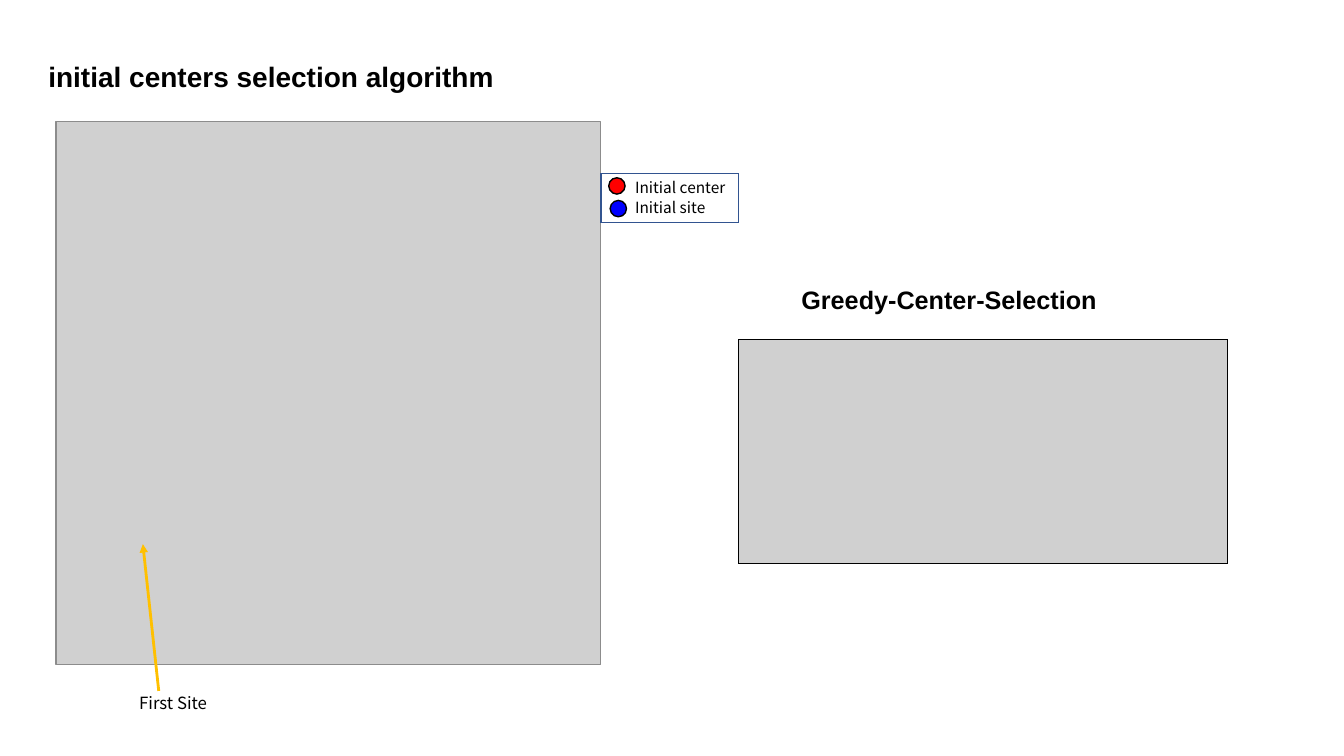
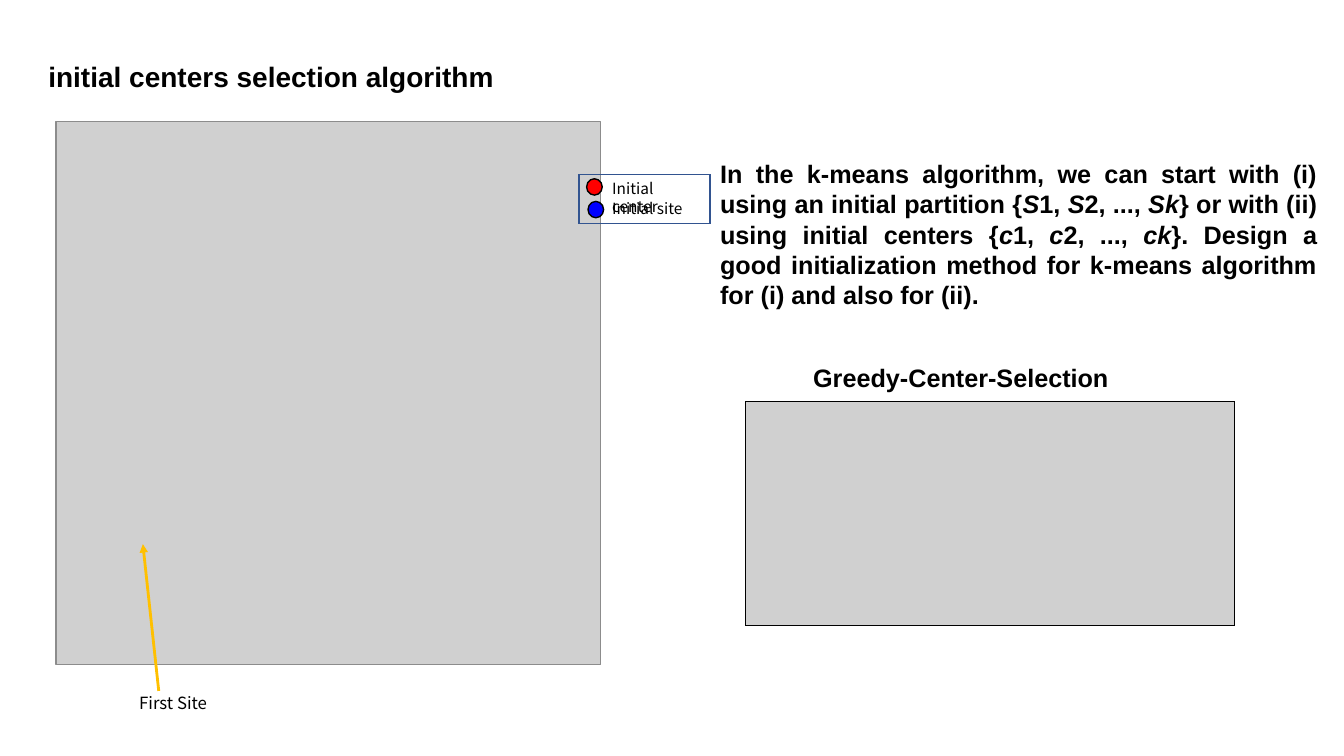
Before and after one commit to lyxocs/Advanced_algorithms, a slide deck: slide 3 of homework/HW5/Homework5_12032189_LiuYuxi.pptx (slide 4 before the commit). Drawn at 1344x756 pixels with LibreOffice and Linux fonts; fonts in the diff are those of the drawing; grey boxes stand for pictures. Boxes give left, top, right and bottom in pixels: in the first picture for what was removed or moved away, otherwise in the second. Text is boxed around its words. In the diff, an @@ line names an element or a change of style, - is before the commit and + after.

```diff
--- a/homework/HW5/Homework5_12032189_LiuYuxi.pptx
+++ b/homework/HW5/Homework5_12032189_LiuYuxi.pptx
@@ rectangle: place and size @@
-rectangle at (601,173,738,222)
+rectangle at (580,174,711,223)
@@ ellipse: place and size @@
-ellipse at (609,177,625,194)
+ellipse at (587,178,602,195)
@@ text "Initial center" rewrapped from (635,180,726,193) to (612,181,658,214) @@
@@ text added at (720,164,1317,310), 18 pt, text #000000, bold @@
+In the k-means algorithm, we can start with (i) using an initial partition {S1, S2, ..., Sk} or with (ii) using initial centers {c1, c2, ..., ck}. Design a good initialization method for k-means algorithm for (i) and also for (ii).
@@ ellipse: place and size @@
-ellipse at (610,201,626,217)
+ellipse at (588,202,603,218)
@@ text "Initial site": place and size @@
-text "Initial site" at (635,200,706,213)
+text "Initial site" at (612,201,683,214)
@@ text "Greedy-Center-Selection": place and size @@
-text "Greedy-Center-Selection" at (801,290,1096,315)
+text "Greedy-Center-Selection" at (813,368,1108,393)
@@ picture: place and size @@
-picture at (738,340,1228,564)
+picture at (745,401,1235,625)
```
Also in this commit, not shown: 1 other slide changed, 2 slides added, 1 slide removed, 4 other files.
